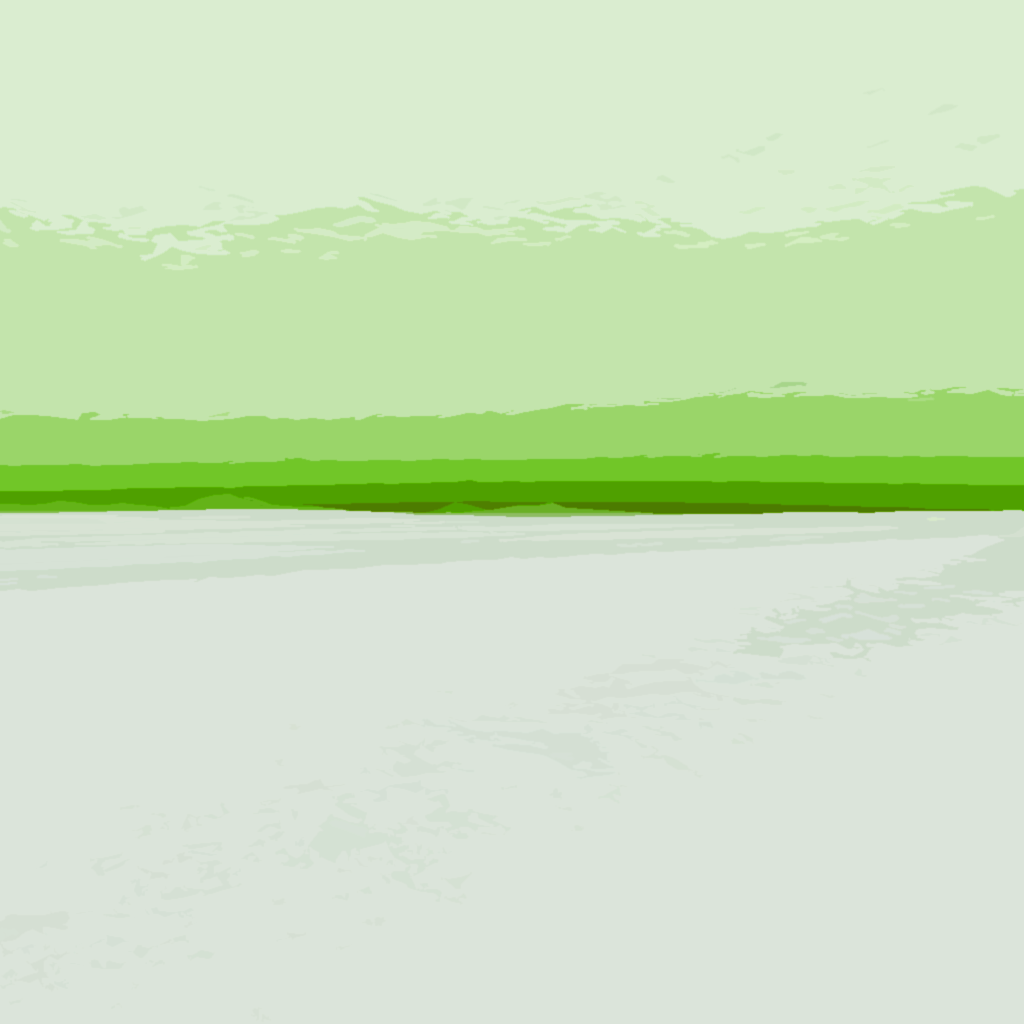
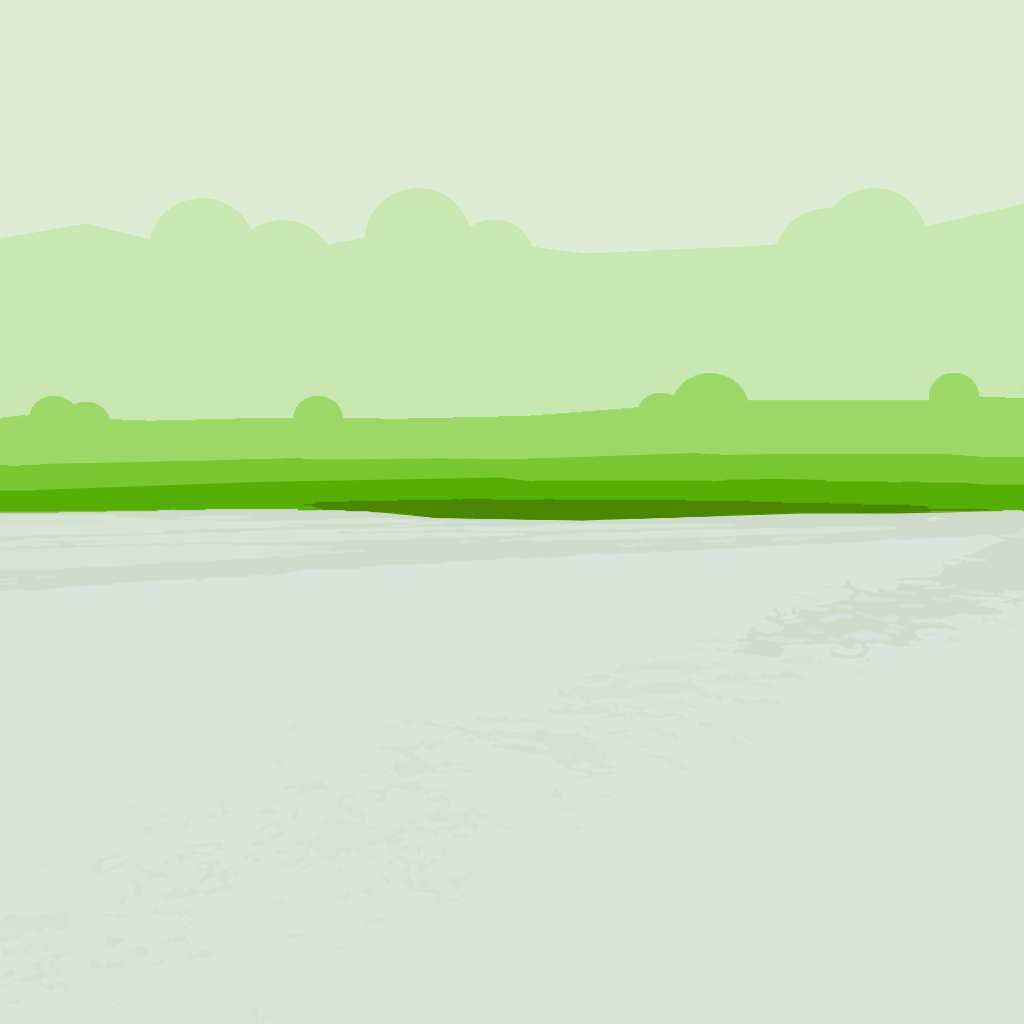
Revision of a layered 1024 x 1024 image; what changed, layer by layer:
added layer "Layer 1" above "Layer 0" over [0, 0, 1024, 455]
painted on "Layer 0" over [0, 0, 1024, 521]
